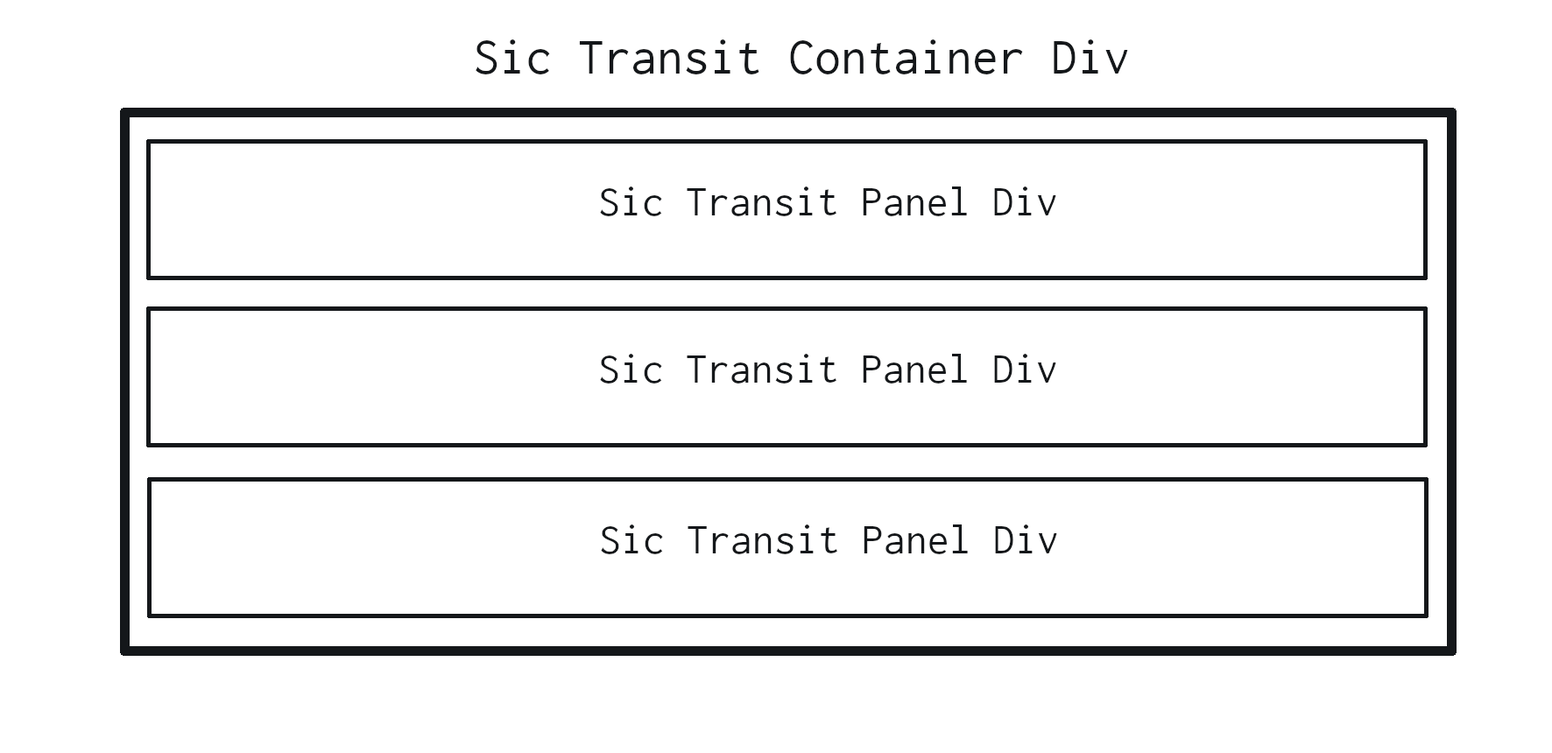
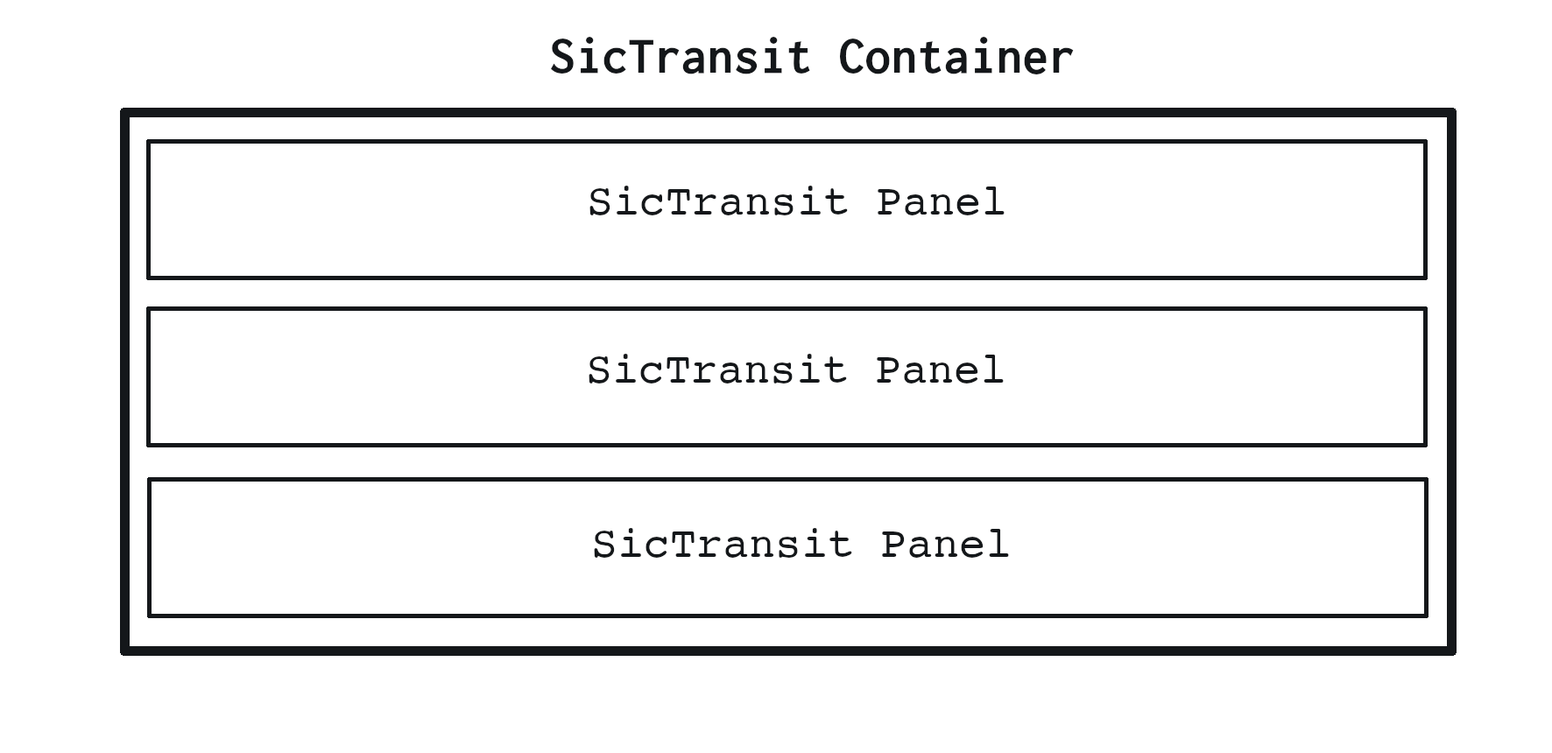
Layered file, before and after one edit (1552px x 753px). Changes by layer:
painted on "Background" over [475,36,1129,559]
